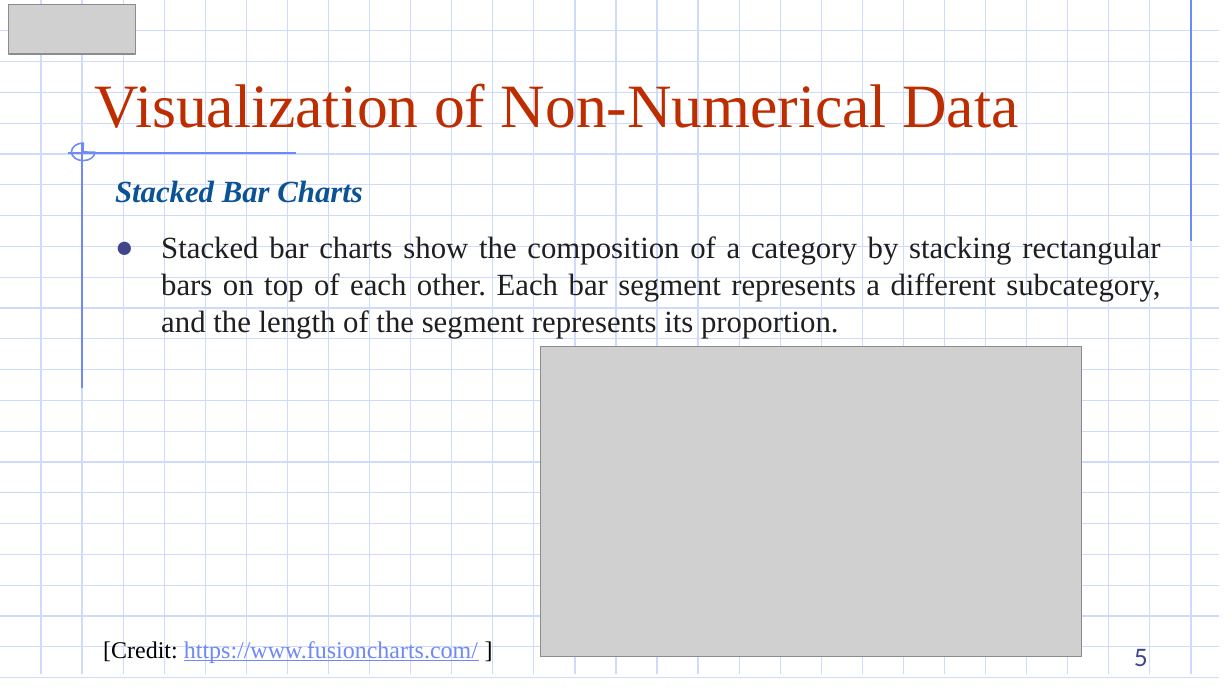
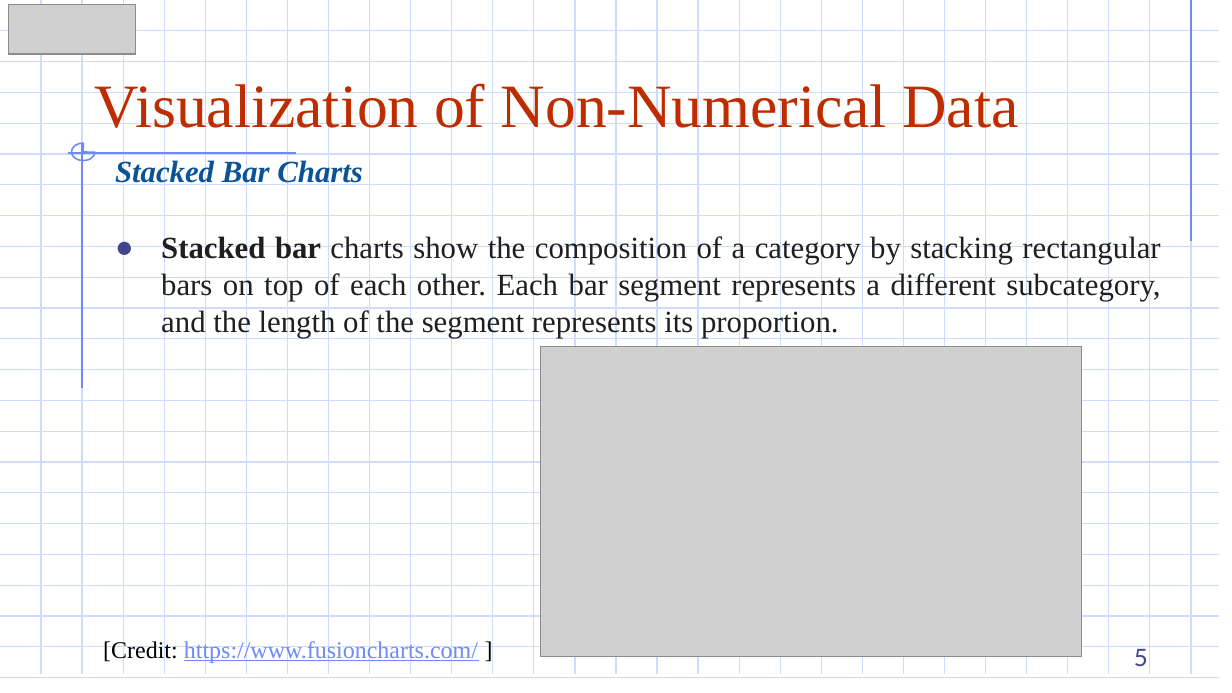
Before and after one commit to DazielNguyen/DBM302m, a slide deck: slide 5 of slides/2.3 Visualization of Non-Numerical Data.pptx. Drawn at 1232x693 pixels with LibreOffice and Linux fonts; fonts in the diff are those of the drawing; grey boxes stand for pictures. Boxes give left, top, right and bottom in pixels: in the first picture for what was removed or moved away, otherwise in the second. Text is boxed around its words. In the diff, an @@ line names an element or a change of style, - is before the commit and + after.

```diff
--- a/slides/2.3 Visualization of Non-Numerical Data.pptx
+++ b/slides/2.3 Visualization of Non-Numerical Data.pptx
@@ text "Stacked Bar Charts": place and size @@
-text "Stacked Bar Charts" at [115, 178, 363, 208]
+text "Stacked Bar Charts" at [115, 158, 363, 188]
@@ text "Stacked bar charts show the ..." at [161, 234, 1160, 338]: bold on in "Stacked bar" @@
```
Also in this commit, not shown: 10 other slides changed, 15 other files.
